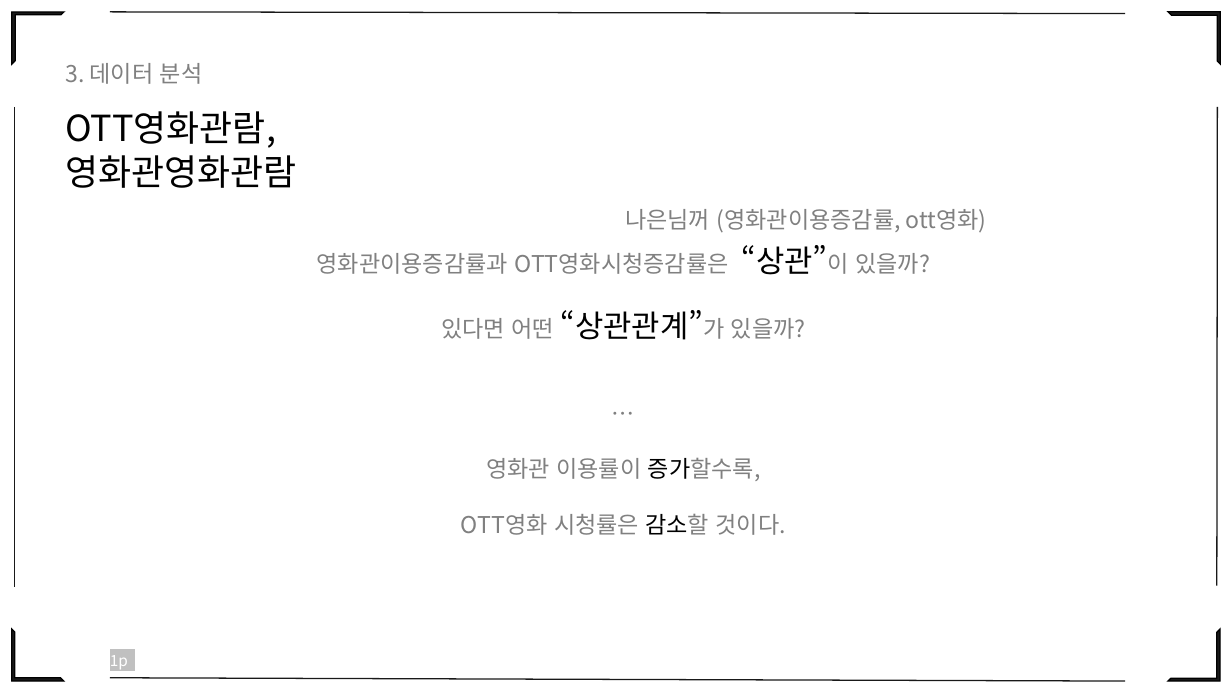
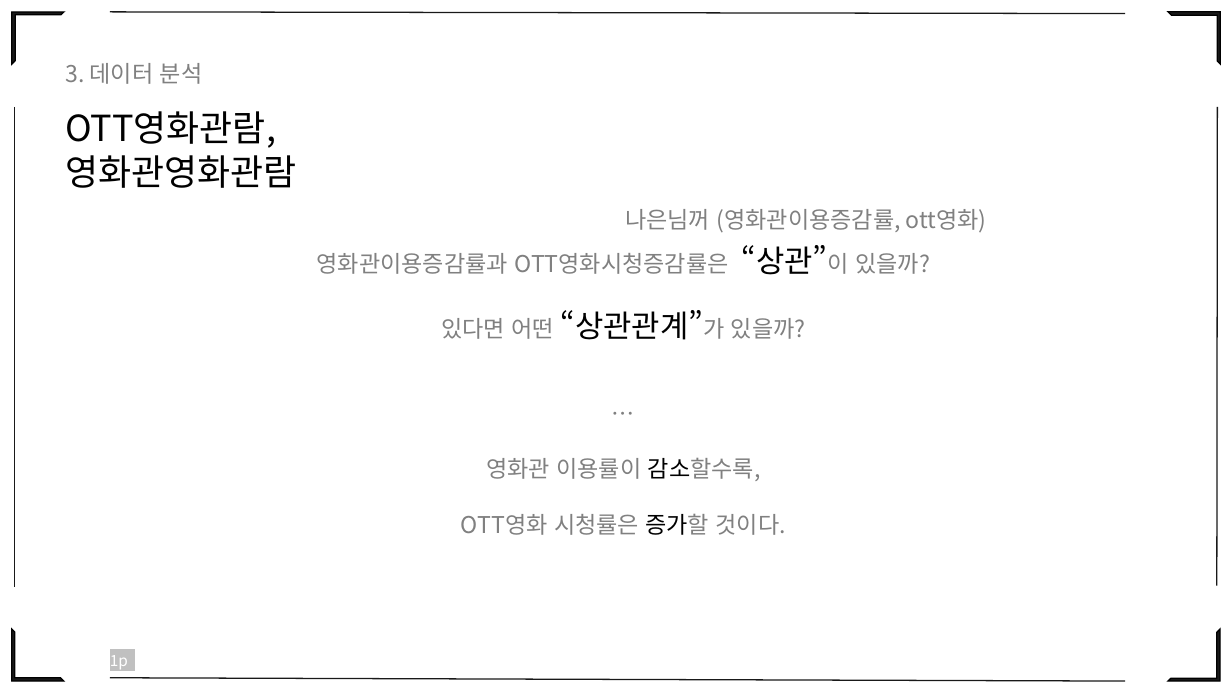
Before and after one commit to eesomin/midproject, a slide deck: slide 34 of jdh1/PPT_0_TEAM2.pptx (slide 28 before the commit). Drawn at 1232x693 pixels with LibreOffice and Linux fonts; fonts in the diff are those of the drawing. Boxes give left, top, right and bottom in pixels: in the first picture for what was removed or moved away, otherwise in the second. Text is boxed around its words. In the diff, an @@ line names an element or a change of style, - is before the commit and + after.

```diff
--- a/jdh1/PPT_0_TEAM2.pptx
+++ b/jdh1/PPT_0_TEAM2.pptx
@@ text at (461,458,786,535): text changed @@
-영화관 이용률이 증가할수록,
-OTT영화 시청률은 감소할 것이다.
+영화관 이용률이 감소할수록,
+OTT영화 시청률은 증가할 것이다.
```
Also in this commit, not shown: 11 other slides changed, 9 slides added, 6 other files.
